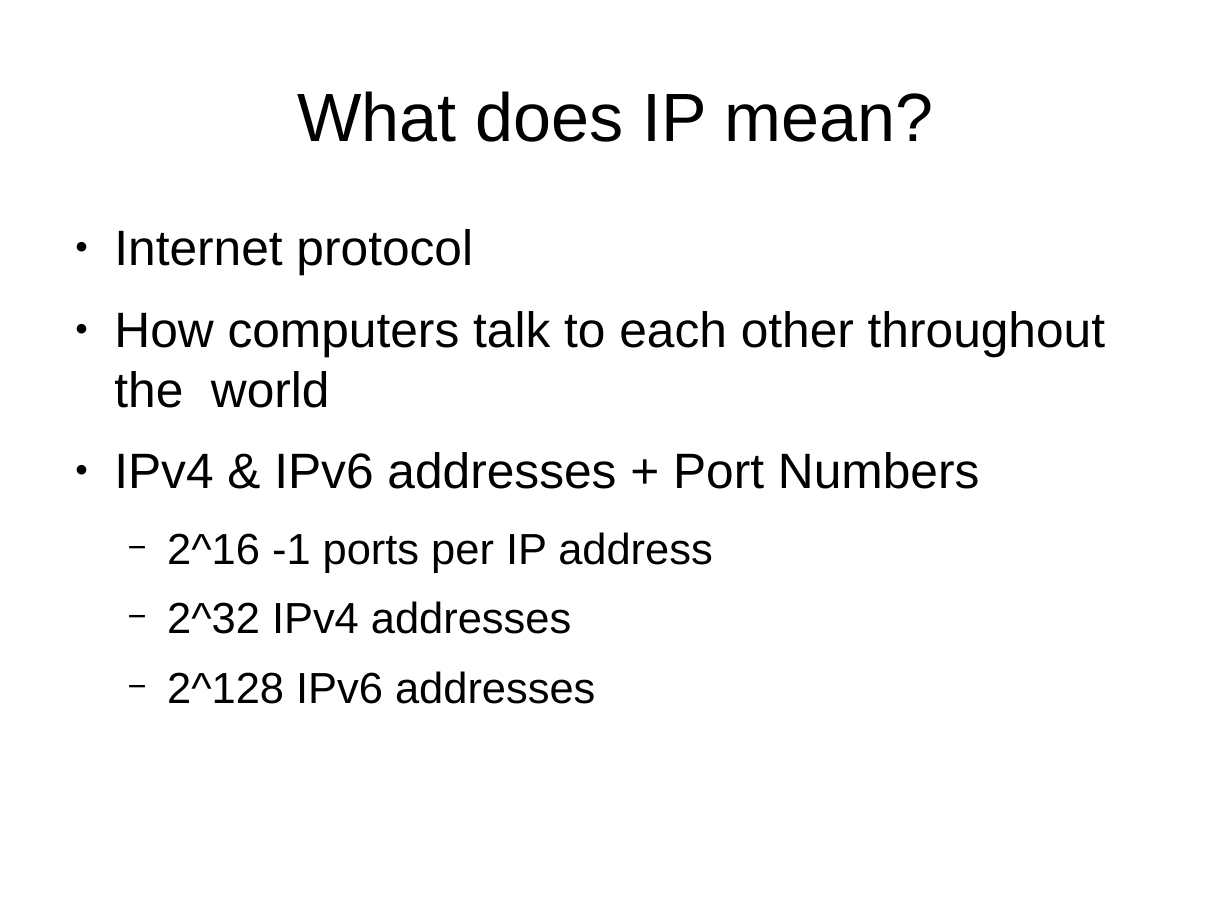
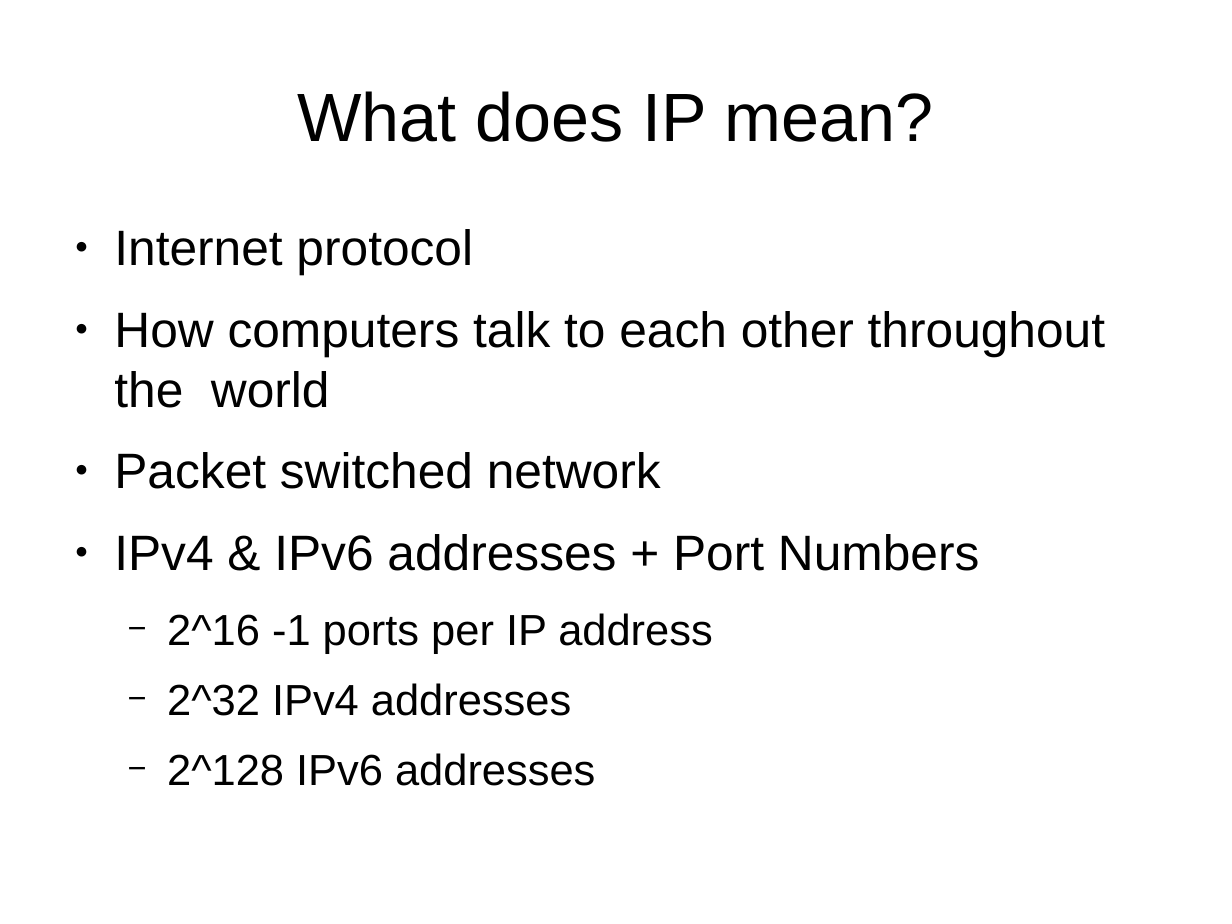
Before and after one commit to Oflameo/openvpn_ws, a slide deck: slide 4 of openvpn.odp. Drawn at 1232x924 pixels with LibreOffice and Linux fonts; fonts in the diff are those of the drawing. Boxes give left, top, right and bottom in pixels: in the first picture for what was removed or moved away, otherwise in the second. Text is boxed around its words. In the diff, an @@ line names an element or a change of style, - is before the commit and + after.

```diff
--- a/openvpn.odp
+++ b/openvpn.odp
@@ text at bbox=[114, 452, 661, 489]: paragraph added @@
+● Packet switched network
```
Also in this commit, not shown: 1 other slide changed.
